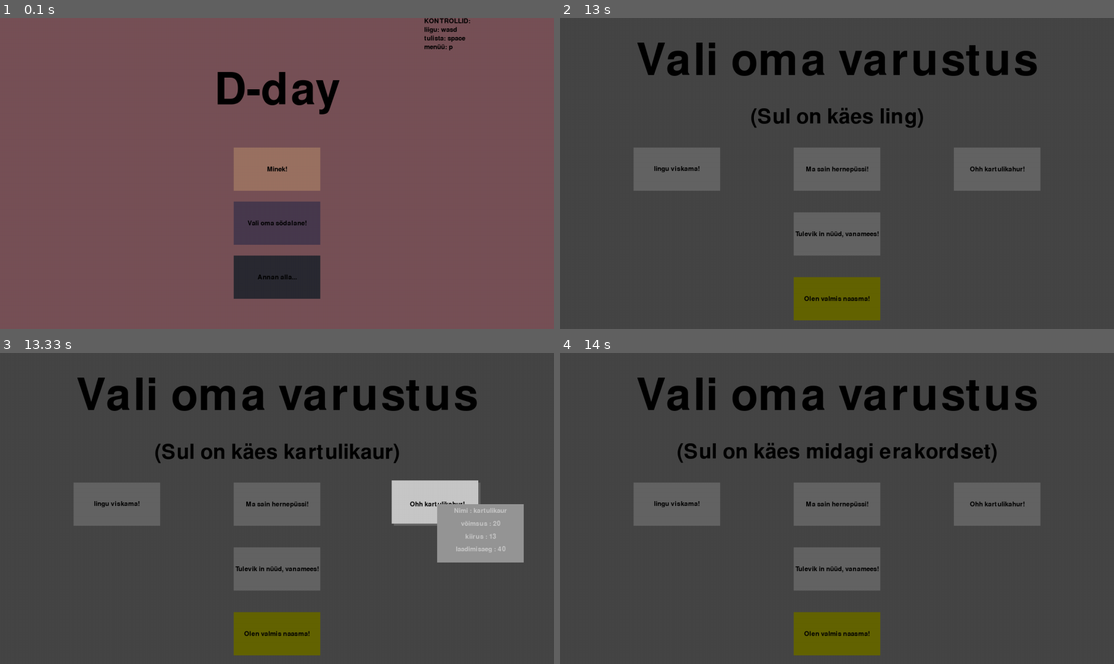
Above: before the commit, frames 1-4 (two rows, left to right).
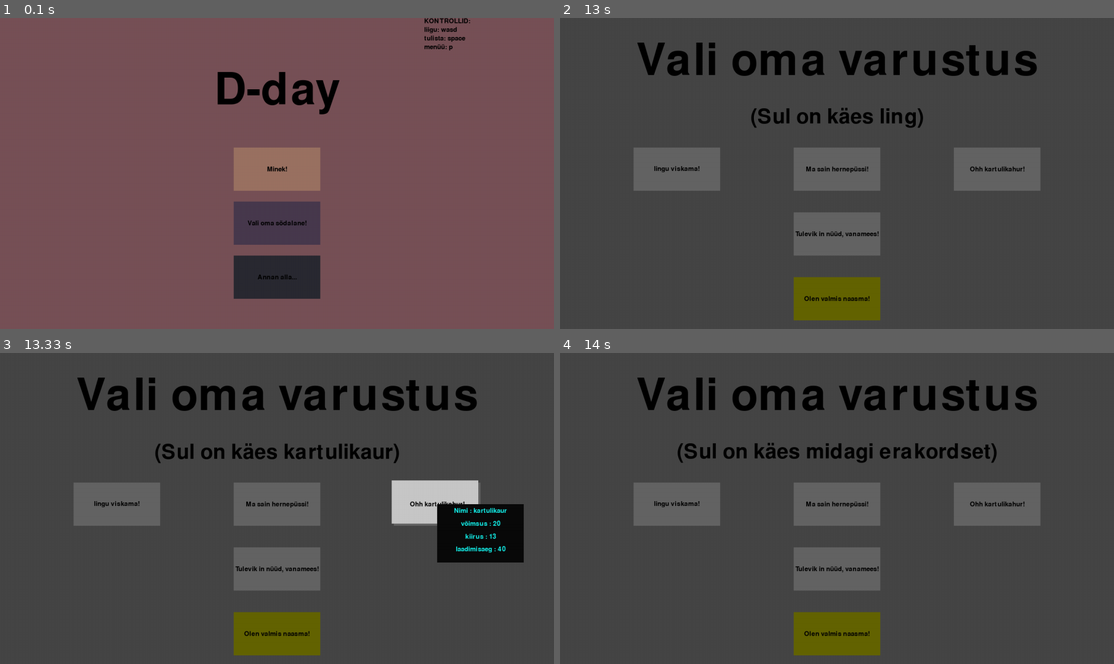
Above: after the commit, the same moments.

Repository: KarupoegPuhh/2020-projekt
Game: pygame game, started from MAIN.py
The game is run twice, just before and just after one commit, with the same random seed, the same clock (stepped at 60 frames per second) and the same inputs.
Inputs (mouse positions are in pixels of both pictures, inside the frame that each line leads up to):
- Up to frame 1 (0.1 s): no input
- Up to frame 2 (13 s): click "Minek!" at 0.38 s; hold A 0.67-1.2 s; hold A 1.23-1.63 s; tap Space at 1.3, 1.6, 1.73, 2.13, 2.43, 2.8, 3.1, 3.3, 3.6, 3.8, 4.13, 4.43, 4.63, 4.93, 5.2, 5.5, 10.37, 10.67, 10.87, 11.17, 11.37, 11.7, 12, 12.2, 12.5 s; hold W 1.67-2.03 s; hold D 2.07-2.7 s; hold A 2.73-3.2 s; hold D 3.23-3.7 s; hold W 3.73-4.03 s; hold D 4.07-4.53 s; hold A 4.57-5.1 s; hold A 5.13-5.53 s; click "Konsumisse" at 5.62 s; click "Jõujooki! -1₽" at 5.95 s; click "Hernepüssi! -3₽" at 6.28 s; click "Ritaliini! -1₽" at 6.62 s; click (681, 129) at 6.95 s; click (698, 248) at 7.28 s; move the mouse to (676, 111) at 7.97 s; click (676, 111) at 8.02 s; move the mouse to (781, 176) at 8.3 s; click (781, 176) at 8.35 s; move the mouse to (643, 120) at 9.3 s; click (643, 120) at 9.35 s; click "kartul! -4₽" at 9.68 s; move the mouse to (825, 282) at 9.97 s; click (825, 282) at 10.02 s; hold A 10.3-10.77 s; hold D 10.8-11.27 s; hold W 11.3-11.6 s; hold D 11.63-12.1 s; hold A 12.13-12.67 s; click "Seljakott" at 12.75 s
- Up to frame 3 (13.33 s): click "Ohh kartulikahur!" at 13.08 s
- Up to frame 4 (14 s): click "Tulevik in nüüd, vanamees!" at 13.42 s; click (720, 514) at 13.75 s

Frames 1-2 are identical in both runs. In frame 3, 2.9% of the frame differs, in the area x 78-95%, y 48-68%; in frame 4, nothing differs.

Commit message:
Rare itemitel teine värv

Diff:
--- a/MAIN.py
+++ b/MAIN.py
@@ -705,53 +705,53 @@
                 #joonistame kasti, et infot lugeda
                 if 540 < mouse[0] < 740 and 450 < mouse[1] < 550 and railgun.unlocked == True:
                     #infoleht
-                    pg.draw.rect(aken, (150,150,150), (mouse[0], mouse[1], 200, 135))
+                    pg.draw.rect(aken, (10,10,10), (mouse[0], mouse[1], 200, 135))
                     #nimi
-                    relv_dmg_txt = smallText.render("Nimi : " + "EMP gun", True, (200,200,200))
+                    relv_dmg_txt = smallText.render("Nimi : " + "EMP gun", True, (191,0,255))
                     relv_dmg_txt_kord = relv_dmg_txt.get_rect()
                     relv_dmg_txt_kord.center = (mouse[0] + 100, mouse[1] + 15)
                     aken.blit(relv_dmg_txt, relv_dmg_txt_kord)
                     #dmg
-                    relv_dmg_txt = smallText.render("võimsus : " + str(railgun.dmg), True, (200,200,200))
+                    relv_dmg_txt = smallText.render("võimsus : " + str(railgun.dmg), True, (191,0,255))
                     relv_dmg_txt_kord = relv_dmg_txt.get_rect()
                     relv_dmg_txt_kord.center = (mouse[0] + 100, mouse[1] + 45)
                     aken.blit(relv_dmg_txt, relv_dmg_txt_kord)
                     #kiirus
-                    relv_dmg_txt = smallText.render("kiirus : " + str(railgun.vel), True, (200,200,200))
+                    relv_dmg_txt = smallText.render("kiirus : " + str(railgun.vel), True, (191,0,255))
                     relv_dmg_txt_kord = relv_dmg_txt.get_rect()
                     relv_dmg_txt_kord.center = (mouse[0] + 100, mouse[1] + 75)
                     aken.blit(relv_dmg_txt, relv_dmg_txt_kord)
                     #cd
-                    relv_dmg_txt = smallText.render("laadimisaeg : " + str(railgun.cd), True, (200,200,200))
+                    relv_dmg_txt = smallText.render("laadimisaeg : " + str(railgun.cd), True, (191,0,255))
                     relv_dmg_txt_kord = relv_dmg_txt.get_rect()
                     relv_dmg_txt_kord.center = (mouse[0] + 100, mouse[1] + 105)
                     aken.blit(relv_dmg_txt, relv_dmg_txt_kord)
                 if 910 < mouse[0] < 1110 and 300 < mouse[1] < 400 and kartulikahur.unlocked == True:
                     #infoleht
-                    pg.draw.rect(aken, (150,150,150), (mouse[0], mouse[1], 200, 135))
+                    pg.draw.rect(aken, (10,10,10), (mouse[0], mouse[1], 200, 135))
                     #nimi
-                    relv_dmg_txt = smallText.render("Nimi : " + str(kartulikahur.nimi), True, (200,200,200))
+                    relv_dmg_txt = smallText.render("Nimi : " + str(kartulikahur.nimi), True, (21,244,238))
                     relv_dmg_txt_kord = relv_dmg_txt.get_rect()
                     relv_dmg_txt_kord.center = (mouse[0] + 100, mouse[1] + 15)
                     aken.blit(relv_dmg_txt, relv_dmg_txt_kord)
                     #dmg
-                    relv_dmg_txt = smallText.render("võimsus : " + str(kartulikahur.dmg), True, (200,200,200))
+                    relv_dmg_txt = smallText.render("võimsus : " + str(kartulikahur.dmg), True, (21,244,238))
                     relv_dmg_txt_kord = relv_dmg_txt.get_rect()
                     relv_dmg_txt_kord.center = (mouse[0] + 100, mouse[1] + 45)
                     aken.blit(relv_dmg_txt, relv_dmg_txt_kord)
                     #kiirus
-                    relv_dmg_txt = smallText.render("kiirus : " + str(kartulikahur.vel), True, (200,200,200))
+                    relv_dmg_txt = smallText.render("kiirus : " + str(kartulikahur.vel), True, (21,244,238))
                     relv_dmg_txt_kord = relv_dmg_txt.get_rect()
                     relv_dmg_txt_kord.center = (mouse[0] + 100, mouse[1] + 75)
                     aken.blit(relv_dmg_txt, relv_dmg_txt_kord)
                     #cd
-                    relv_dmg_txt = smallText.render("laadimisaeg : " + str(kartulikahur.cd), True, (200,200,200))
+                    relv_dmg_txt = smallText.render("laadimisaeg : " + str(kartulikahur.cd), True, (21,244,238))
                     relv_dmg_txt_kord = relv_dmg_txt.get_rect()
                     relv_dmg_txt_kord.center = (mouse[0] + 100, mouse[1] + 105)
                     aken.blit(relv_dmg_txt, relv_dmg_txt_kord)
                 if 540 < mouse[0] < 740 and 300 < mouse[1] < 400 and hernepüss.unlocked == True:
                     #infoleht
-                    pg.draw.rect(aken, (150,150,150), (mouse[0], mouse[1], 200, 135))
+                    pg.draw.rect(aken, (10,10,10), (mouse[0], mouse[1], 200, 135))
                     #nimi
                     relv_dmg_txt = smallText.render("Nimi : " + str(hernepüss.nimi), True, (200,200,200))
                     relv_dmg_txt_kord = relv_dmg_txt.get_rect()
@@ -774,7 +774,7 @@
                     aken.blit(relv_dmg_txt, relv_dmg_txt_kord)
                 if 170 < mouse[0] < 370 and 300 < mouse[1] < 400 and ling.unlocked == True:
                     #infoleht
-                    pg.draw.rect(aken, (150,150,150), (mouse[0], mouse[1], 200, 135))
+                    pg.draw.rect(aken, (10,10,10), (mouse[0], mouse[1], 200, 135))
                     #nimi
                     relv_dmg_txt = smallText.render("Nimi : " + str(ling.nimi), True, (200,200,200))
                     relv_dmg_txt_kord = relv_dmg_txt.get_rect()
